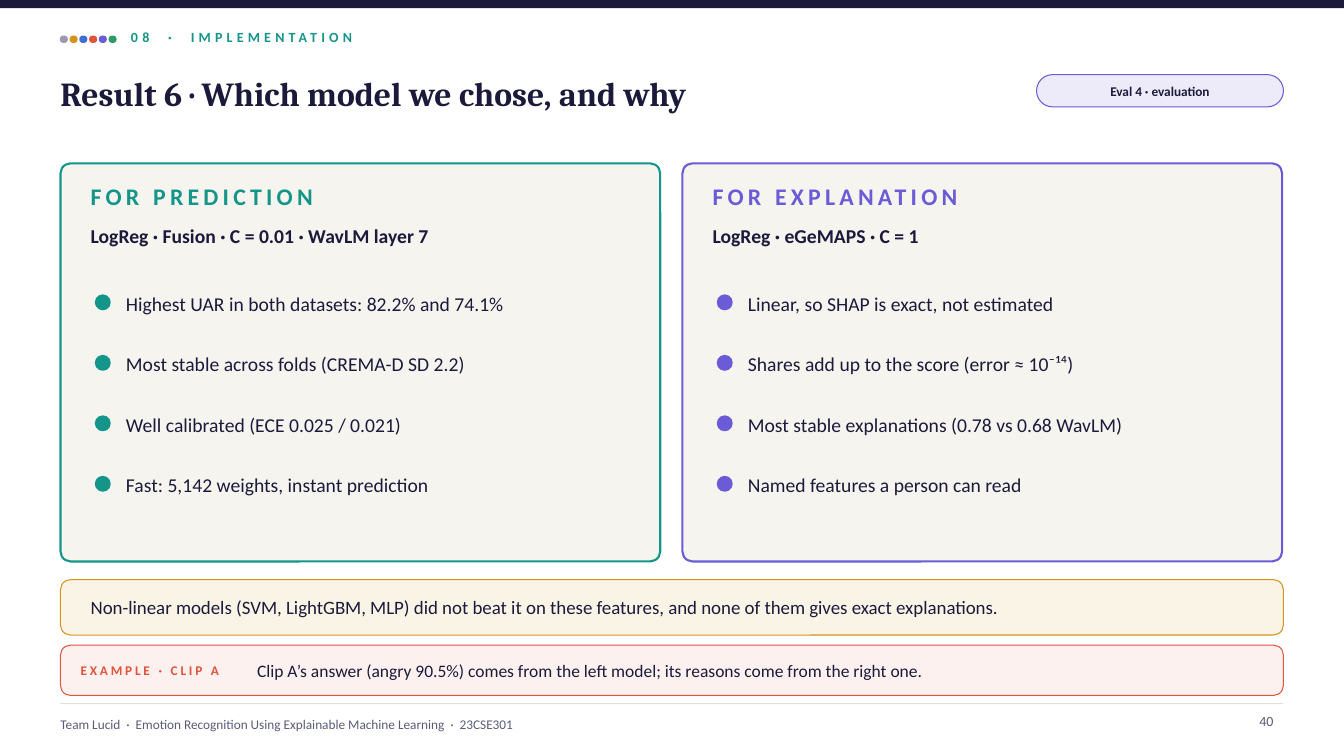
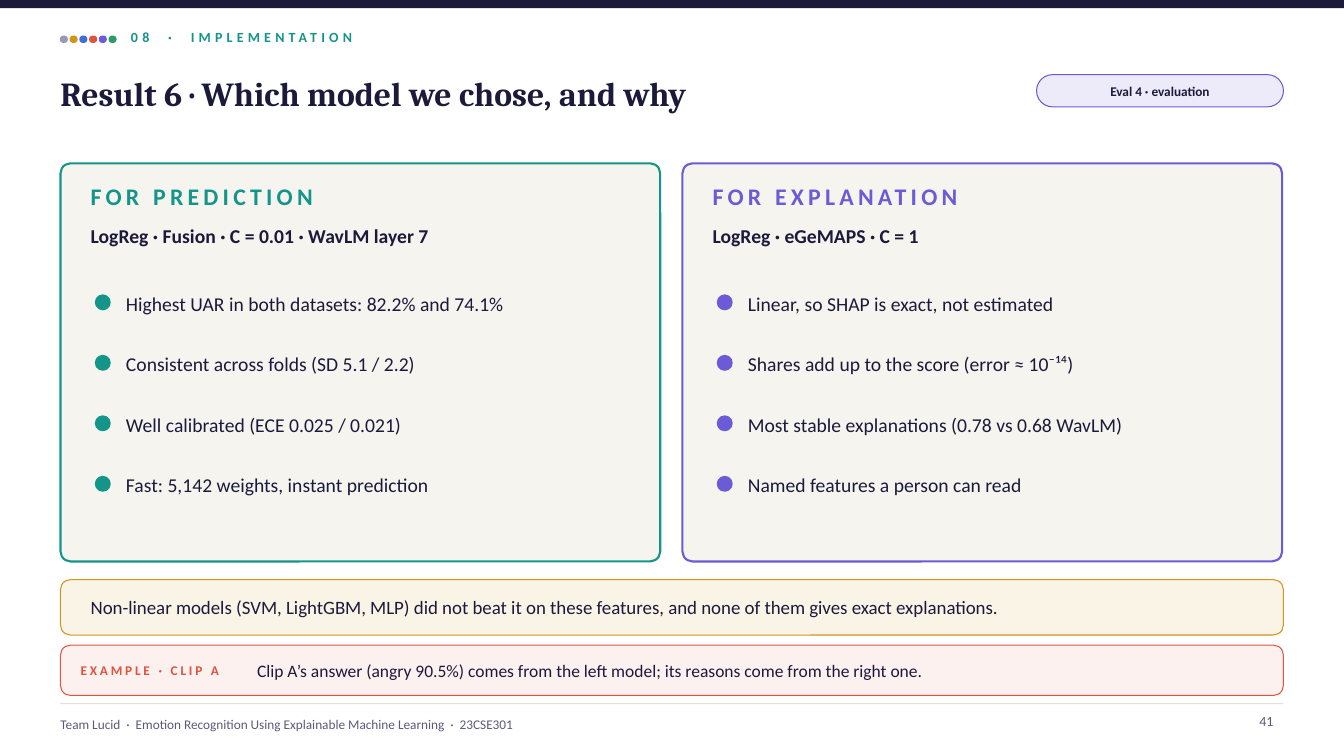
Before and after one commit to shreyashsp25/lucid-speech-emotion-xai, a slide deck: slide 41 of report/Lucid_Final_Review.pptx (slide 40 before the commit). Drawn at 1344x756 pixels with LibreOffice and Linux fonts; fonts in the diff are those of the drawing. Boxes give left, top, right and bottom in pixels: in the first picture for what was removed or moved away, otherwise in the second. Text is boxed around its words. In the diff, an @@ line names an element or a change of style, - is before the commit and + after.

```diff
--- a/report/Lucid_Final_Review.pptx
+++ b/report/Lucid_Final_Review.pptx
@@ text at (126,357,415,374): text changed @@
-Most stable across folds (CREMA-D SD 2.2)
+Consistent across folds (SD 5.1 / 2.2)
@@ page number at (1259,717,1273,726): text changed @@
-40
+41
```
Also in this commit, not shown: 17 other slides changed, 1 slide added, 8 other files.
